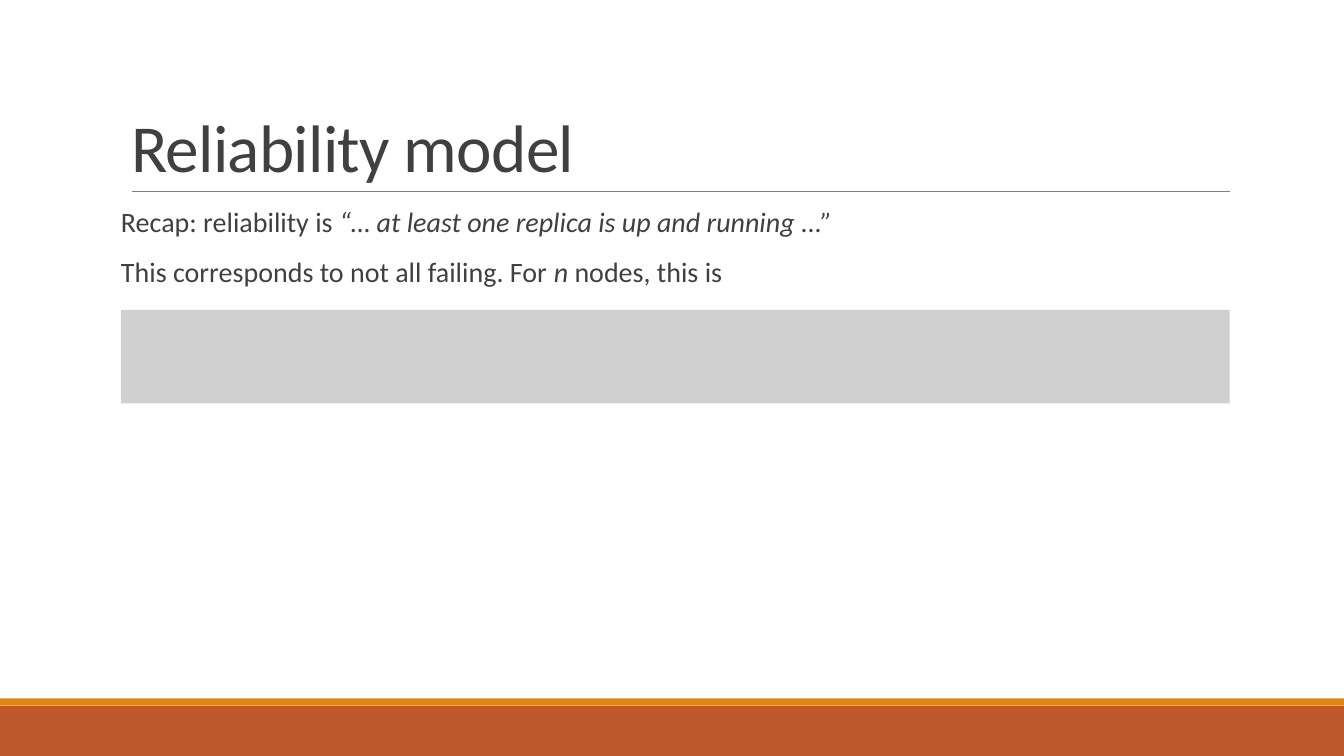
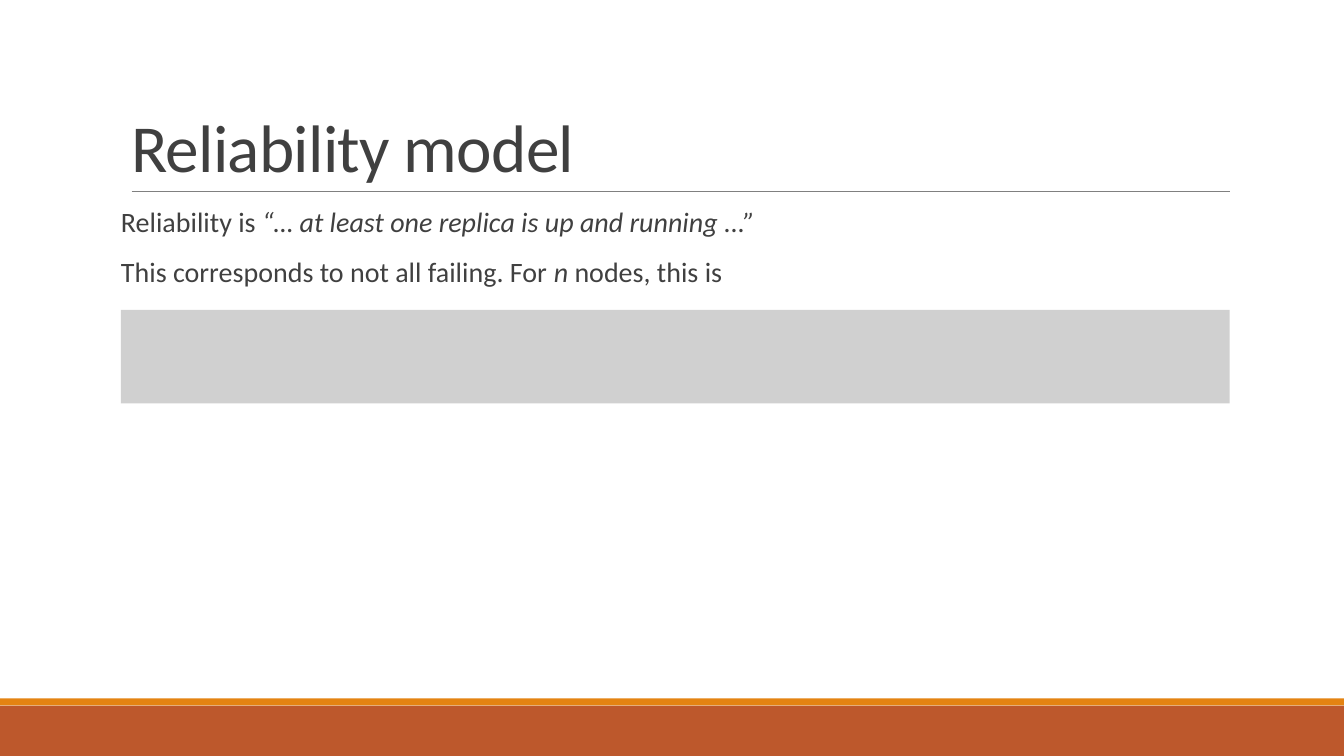
Before and after one commit to PStahl/master_thesis, a slide deck: slide 12 of presentation/presentation.pptx (slide 10 before the commit). Drawn at 1344x756 pixels with LibreOffice and Linux fonts; fonts in the diff are those of the drawing; grey boxes stand for pictures. Boxes give left, top, right and bottom in pixels: in the first picture for what was removed or moved away, otherwise in the second. Text is boxed around its words. In the diff, an @@ line names an element or a change of style, - is before the commit and + after.

Commit message:
update presentation

```diff
--- a/presentation/presentation.pptx
+++ b/presentation/presentation.pptx
@@ text at [121, 212, 718, 237]: text changed @@
-Recap: reliability is “… at least one replica is up and running ...”
+Reliability is “… at least one replica is up and running ...”
```
Also in this commit, not shown: 2 other slides changed, 2 slides added.
